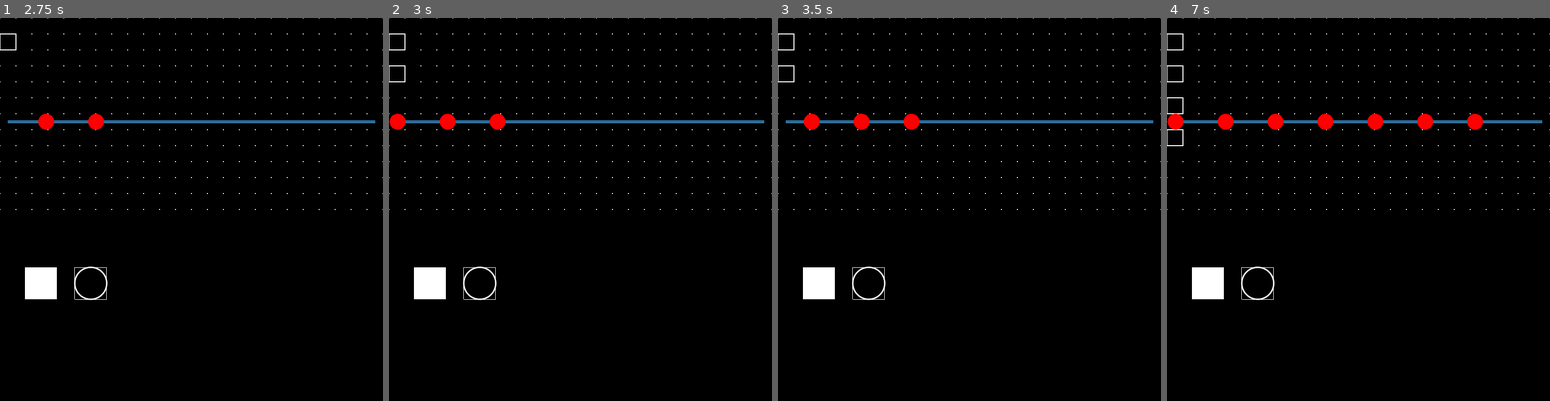
Above: before the commit, frames 1-4 (left to right).
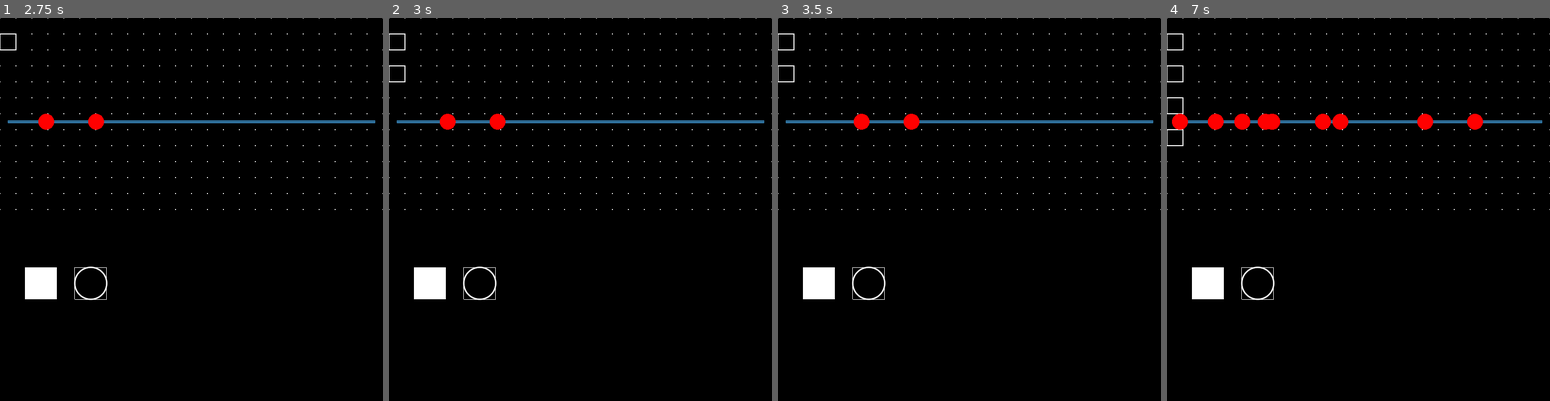
Above: after the commit, the same moments.

Repository: p42ul/Towers
Game: Godot game, scene res://global/Main.tscn
Two runs of this game, one before a commit and one after it. Both use one fixed random seed, a clock stepped at 60 frames per second and the inputs below.
Inputs (mouse positions are in pixels of both pictures, inside the frame that each line leads up to):
- Up to frame 1 (2.75 s): tap Enter at 0.5 s; move the mouse to (3, 21) at 0.52 s; hold Right mouse button (remove) 0.53-1.28 s; click (3, 21) at 0.67 s; move the mouse to (3, 37) at 1.27 s; click (3, 37) at 1.35 s; move the mouse to (3, 52) at 2.02 s; hold Right mouse button (remove) from 2.03 s (still down); click (3, 52) at 2.17 s
- Up to frame 2 (3 s): move the mouse to (392, 71) at 2.77 s; release Right mouse button (remove) at 2.78 s; click (392, 71) at 2.85 s
- Up to frame 3 (3.5 s): no input
- Up to frame 4 (7 s): move the mouse to (1170, 86) at 3.52 s; hold Right mouse button (remove) 3.53-4.28 s; click (1170, 86) at 3.67 s; move the mouse to (1170, 102) at 4.27 s; click (1170, 102) at 4.35 s; move the mouse to (1170, 117) at 5.02 s; hold Right mouse button (remove) 5.03-5.78 s; click (1170, 117) at 5.17 s; move the mouse to (1170, 132) at 5.77 s; click (1170, 132) at 5.85 s; move the mouse to (1170, 148) at 6.52 s; hold Right mouse button (remove) from 6.53 s (still down); click (1170, 148) at 6.67 s

Frame 1 is identical in both runs. In frame 2, 0.1% of the frame differs, in the area x 0-5%, y 25-30%; in frame 3, 0.1%; in frame 4, 0.9%, in the area x 0-57%, y 25-30%.

Commit message:
Fix hitboxes and add a little randomness to mob spawning

Diff:
--- a/grid/GridNode.gd
+++ b/grid/GridNode.gd
@@ -13,8 +13,8 @@
 
 func set_radius(r: int):
 	self.radius = r
-	$CollisionShape2D.position.x = r/2
-	$CollisionShape2D.position.y = r/2
+	$CollisionShape2D.position.x = r
+	$CollisionShape2D.position.y = r
 	$CollisionShape2D.scale.x = r
 	$CollisionShape2D.scale.y = r
 
--- a/grid/Projectile.gd
+++ b/grid/Projectile.gd
@@ -1,14 +1,14 @@
 extends Area2D
 
 var direction = Vector2(0, 0)
-export var speed = 500
+export var speed = 450
 export var damage = 1
 
 func _on_VisibilityNotifier2D_viewport_exited(_viewport):
 	queue_free()
 
 func _draw():
-	draw_circle(self.transform.get_origin(), self.scale.x, Color.white)
+	draw_circle(Vector2.ZERO, self.scale.x, Color.white)
 
 func _process(delta):
 	self.position += direction*speed*delta
--- a/mob/Mob.gd
+++ b/mob/Mob.gd
@@ -1,7 +1,7 @@
 extends PathFollow2D
 
 export var speed = 100
-export var health = 50
+export var health = 3
 var radius = 0
 
 signal reached_end
--- a/mob/MobSpawner.gd
+++ b/mob/MobSpawner.gd
@@ -7,3 +7,4 @@
 func _on_MobTimer_timeout():
 	var mob = mob_instance.instance()
 	$MobPath.add_child(mob)
+	$MobTimer.set_wait_time(randf()*2)
--- a/towers/Tower_Shooter.gd
+++ b/towers/Tower_Shooter.gd
@@ -33,6 +33,6 @@
 	if $AttackTimer.is_stopped():
 		var projectile = projectile_instance.instance()
 		add_child(projectile)
-		projectile.position += Vector2(self.radius, self.radius) / 4
+		projectile.position += Vector2(self.radius, self.radius)
 		projectile.direction = self.global_position.direction_to(mob.global_position)
 		$AttackTimer.start()
--- a/towers/Tower_Shooter.tscn
+++ b/towers/Tower_Shooter.tscn
@@ -8,7 +8,7 @@
 script = ExtResource( 2 )
 
 [node name="AttackTimer" type="Timer" parent="."]
-wait_time = 0.5
+wait_time = 2.0
 one_shot = true
 
 [node name="ArcDrawer" parent="." instance=ExtResource( 1 )]
